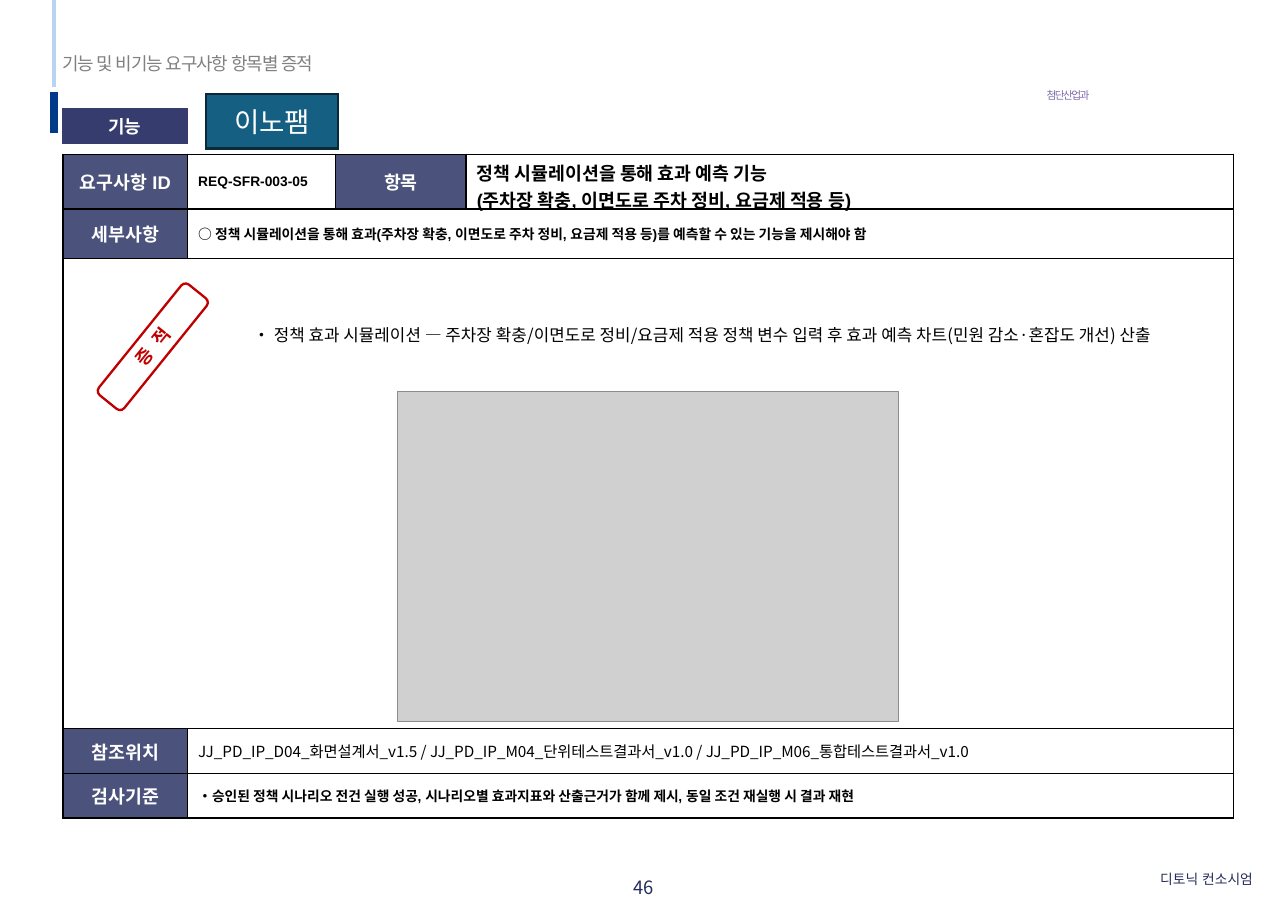
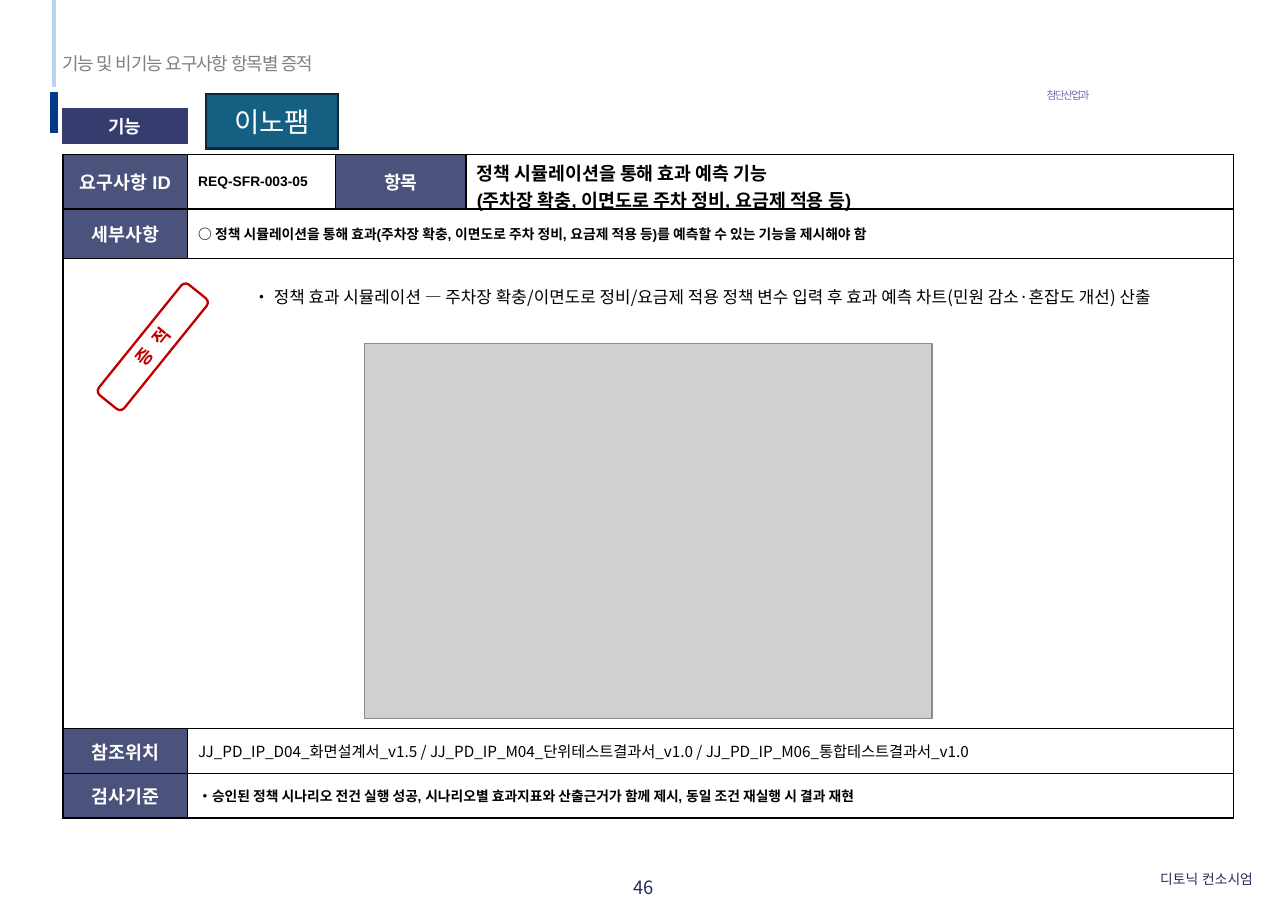
Before and after one commit to innopamSolution/jeju-datahub, a slide deck: slide 46 of Audit/25년 제주스마트도시 데이터허브 시범솔루션 발굴사업_완료보고서양식_261026_V0_1.pptx. Drawn at 1288x911 pixels with LibreOffice and Linux fonts; fonts in the diff are those of the drawing; grey boxes stand for pictures; background and template pictures are left out. Boxes give left, top, right and bottom in pixels: in the first picture for what was removed or moved away, otherwise in the second. Text is boxed around its words. In the diff, an @@ line names an element or a change of style, - is before the commit and + after.

```diff
--- a/Audit/25년 제주스마트도시 데이터허브 시범솔루션 발굴사업_완료보고서양식_261026_V0_1.pptx
+++ b/Audit/25년 제주스마트도시 데이터허브 시범솔루션 발굴사업_완료보고서양식_261026_V0_1.pptx
@@ text "• 정책 효과 시뮬레이션 — ...": place and size @@
-text "• 정책 효과 시뮬레이션 — ..." at (274,327,1151,344)
+text "• 정책 효과 시뮬레이션 — ..." at (274,289,1151,306)
@@ picture: place and size @@
-picture at (398,391,899,722)
+picture at (365,344,932,718)
```
Also in this commit, not shown: 23 other slides changed.
